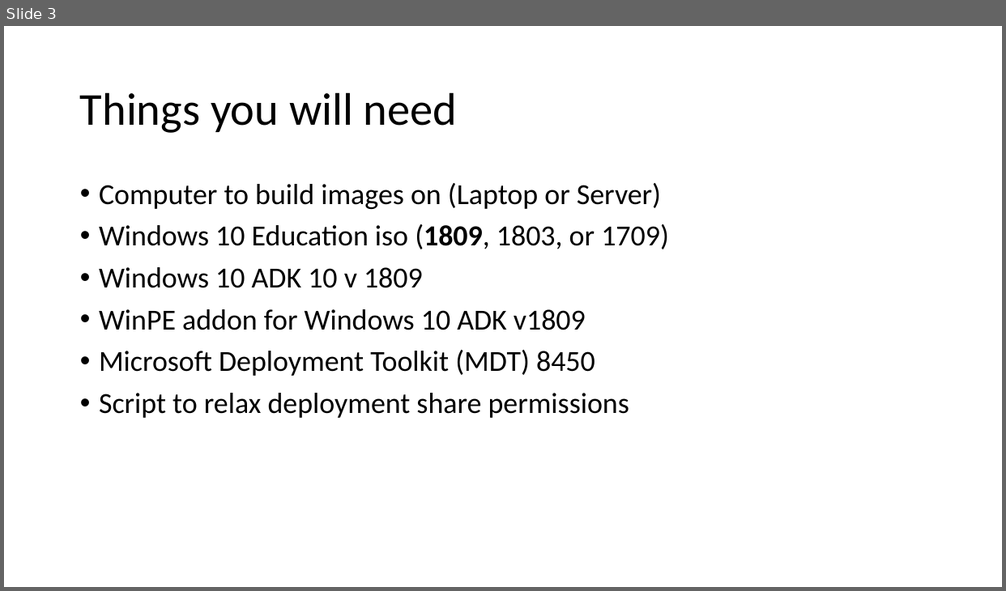
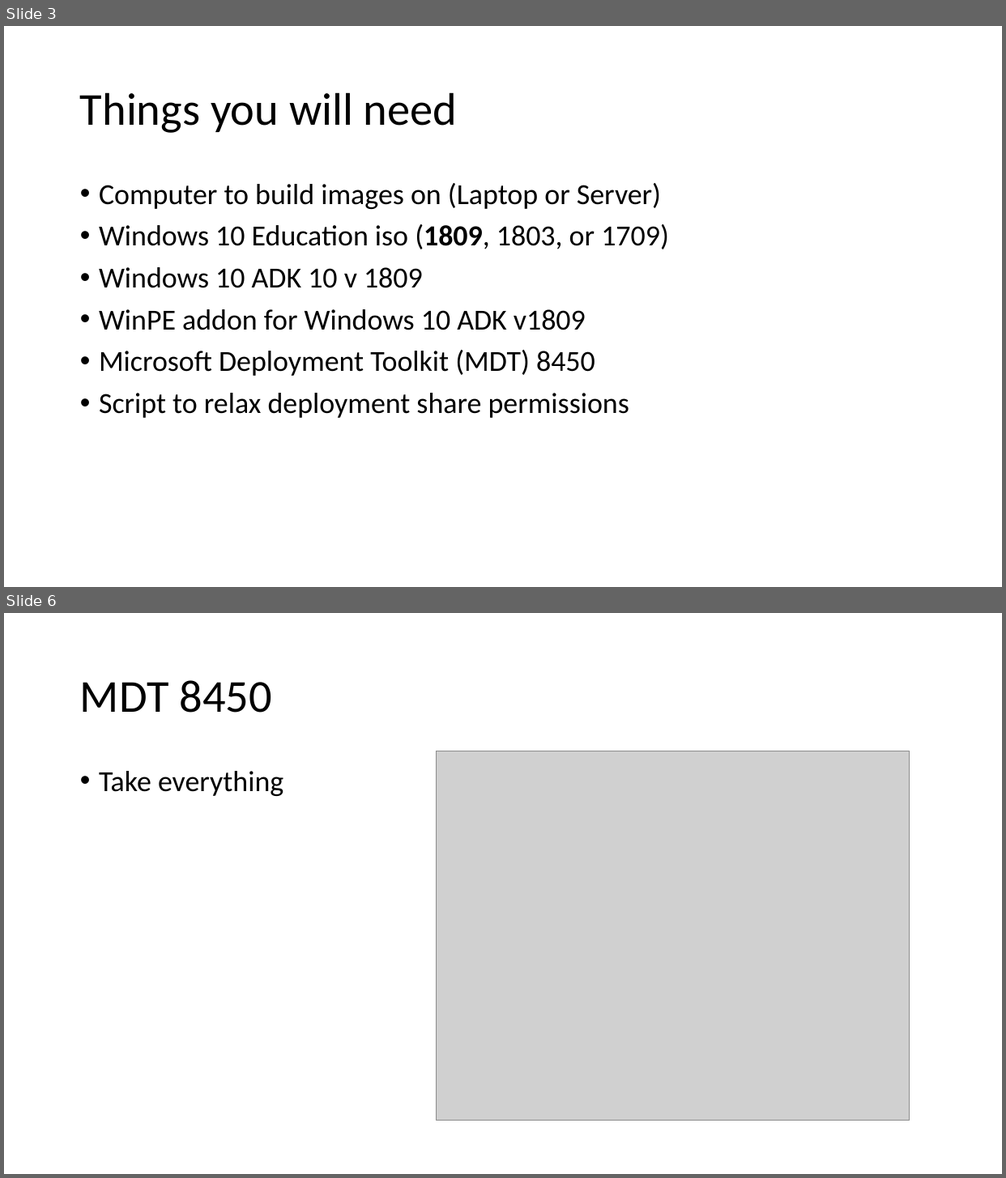
Before and after one commit to fydexx/HECC-2018, a slide deck: Part_01/Section01.pptx. Shown one above the other, each under a label of ours: slide 3 before the commit, slides 3 and 6 after it; the slides between them are not shown. The pictures are 1006x591 and 1006x1178 pixels, drawn with LibreOffice and Linux fonts; fonts in the diff are those of the drawing; grey boxes stand for pictures. Boxes give left, top, right and bottom in pixels: in the first picture for what was removed or moved away, otherwise in the second. Text is boxed around its words. In the diff, an @@ line names an element or a change of style, - is before the commit and + after.

```diff
--- a/Part_01/Section01.pptx
+++ b/Part_01/Section01.pptx
@@ slide 6 added at (4, 613, 1002, 1174), background #FFFFFF @@
@@ title added at (80, 680, 272, 713), 44 pt, text #000000 @@
+MDT 8450
@@ picture added at (437, 752, 909, 1122) @@
@@ text added at (99, 771, 283, 796), 28 pt, text #000000 @@
+• Take everything
```
Also in this commit, not shown: 3 other slides added, 2 other files.
